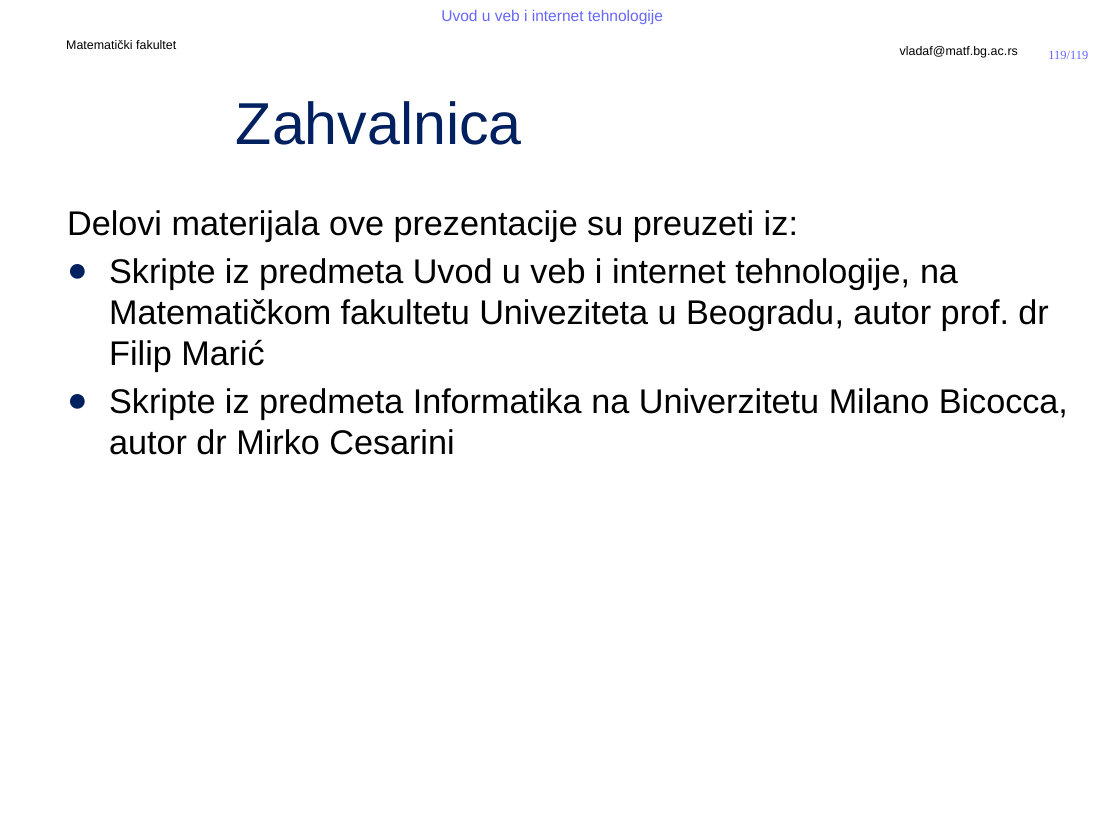
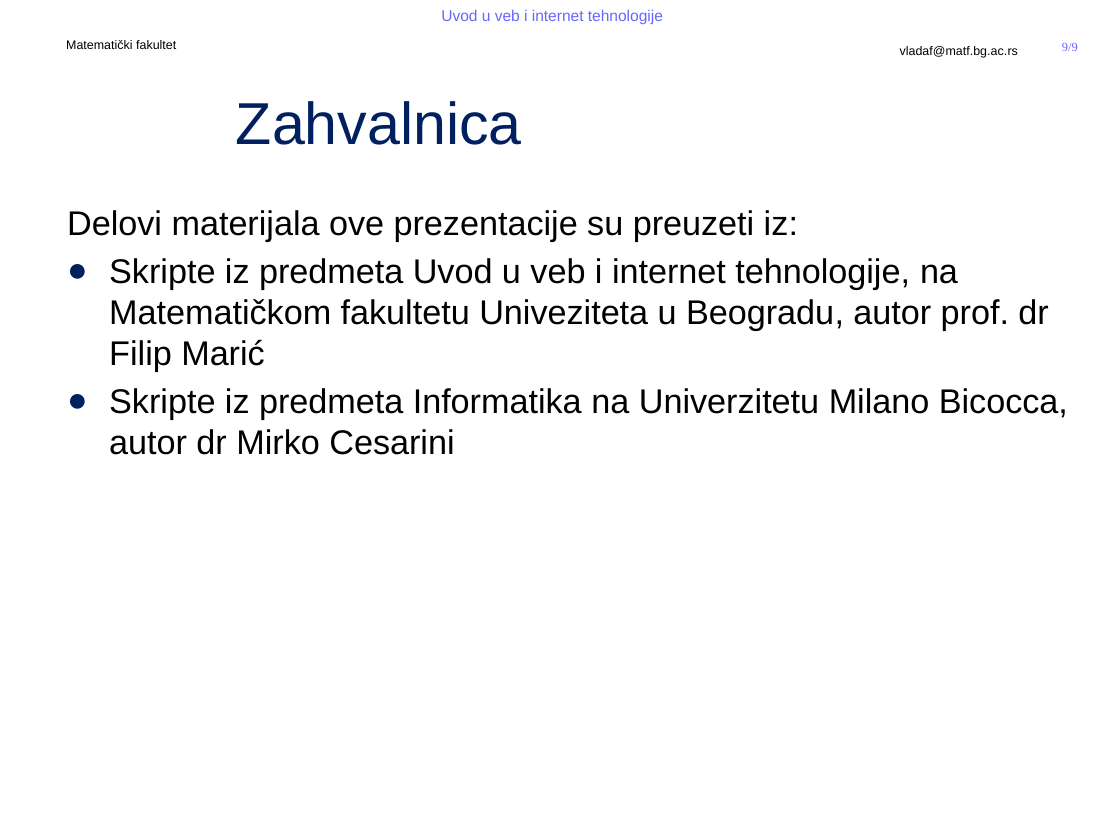
Before and after one commit to MatfUVIT/info, a slide deck: slide 9 of predavanja/prezentacije/2020-21/05 - 01 - Jezici za obelezavanje.pptx (slide 119 before the commit). Drawn at 1120x840 pixels with LibreOffice and Linux fonts; fonts in the diff are those of the drawing; background and template pictures are left out. Boxes give left, top, right and bottom in pixels: in the first picture for what was removed or moved away, otherwise in the second. Text is boxed around its words. In the diff, an @@ line names an element or a change of style, - is before the commit and + after.

```diff
--- a/predavanja/prezentacije/2020-21/05 - 01 - Jezici za obelezavanje.pptx
+++ b/predavanja/prezentacije/2020-21/05 - 01 - Jezici za obelezavanje.pptx
@@ page number removed at (1048, 51, 1088, 59) @@
-119/119
@@ page number added at (1062, 43, 1078, 51), 8 pt, text #6767FF @@
+9/9
```
Also in this commit, not shown: 110 slides removed, 7 other files.
